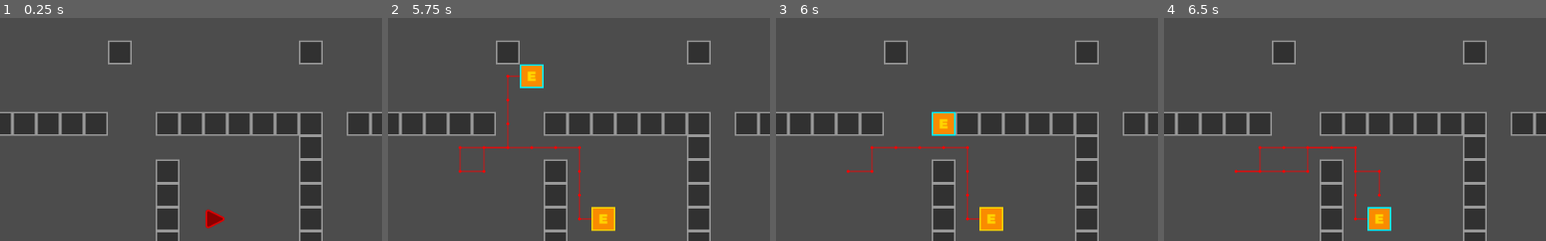
Above: before the commit, frames 1-4 (left to right).
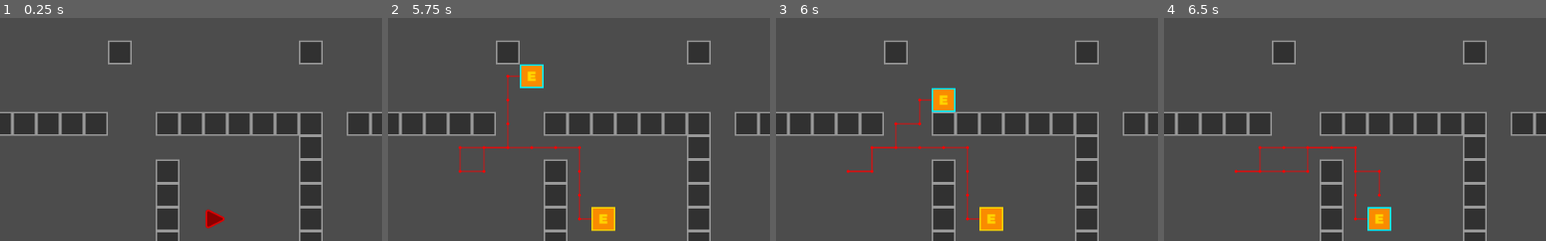
Above: after the commit, the same moments.

Repository: Matthew-Underwood/Jasper
Game: Godot game, scene res://scenes/main.tscn
The game is run twice, just before and just after one commit, with the same random seed, the same clock (stepped at 60 frames per second) and the same inputs.
Inputs (mouse positions are % of the whole screen's width and height, from its top left):
- Up to frame 1 (0.25 s): no input
- Up to frame 2 (5.75 s): tap Enter at 0.5 s; drag from (5, 8) to (5, 83) at 0.52 s; click (5, 83) at 1.25 s; drag from (5, 83) to (5, 8) at 1.27 s; click (5, 8) at 2 s; move the mouse to (64, 83) at 2.02 s; press the mouse at (64, 83) at 2.03 s; release the mouse at (64, 83) at 2.75 s; drag from (45, 70) to (5, 83) at 2.77 s; click (5, 83) at 3.5 s; drag from (5, 83) to (55, 50) at 3.52 s; click (55, 50) at 4.25 s; drag from (20, 35) to (64, 83) at 4.27 s; move the mouse to (55, 50) at 5.02 s; press the mouse at (55, 50) at 5.03 s
- Up to frame 3 (6 s): release the mouse at (55, 50) at 5.75 s; drag from (55, 51) to (64, 83) at 5.77 s
- Up to frame 4 (6.5 s): no input
The pictures show only the part of the screen within x 36-86%, y 38-88%; the shares and areas given below are measured in that part.

Frames 1-2 are identical in both runs. In frame 3, 1.6% of the frame differs, in the area x 19-47%, y 31-70%; in frame 4, nothing differs.

Commit message:
Fix waypoint drag
Fixed errors when waypoint dragged over obstacles. Checks if path is walkable and if so sets that path. Otherwise will use the old path that is walkable.

Diff:
--- a/classes/pathing.gd
+++ b/classes/pathing.gd
@@ -80,6 +80,8 @@
 func getPath(path_start_position : Vector2, path_end_position : Vector2):
 	var start_point_index = _calculatePointIndex(path_start_position)
 	var end_point_index = _calculatePointIndex(path_end_position)
+	if !_aStar.has_point(start_point_index) or !_aStar.has_point(end_point_index):
+		return null
 	return _aStar.get_point_path(start_point_index, end_point_index)
 
 func _calculatePointIndex(point):
--- a/node/character.gd
+++ b/node/character.gd
@@ -60,7 +60,7 @@
 		#TODO is this misleading? Its checking for waypoint exists not the path
 		if _tileMap.hasPath(_characterInfo, _target_position):
 			return
-		if !_tileMap.isWalkable(_characterInfo, _target_position):
+		if !_tileMap.isWalkable(_target_position):
 			return
 		_path = _tileMap.createPath(_characterInfo,_target_position)
 
--- a/node/tile_map.gd
+++ b/node/tile_map.gd
@@ -52,7 +52,6 @@
 	if !_waypoints.has(currentId, 0):
 		return
 	for waypoint in _waypoints.getAll(currentId):
-		print("add")
 		_addWayPointNode(waypoint["end"])
 
 
@@ -60,7 +59,7 @@
 	var worldPos = world_to_map(targetPoint)
 	return !_waypoints.hasPosition(characterInfo.getId(), worldPos).empty()
 
-func isWalkable(characterInfo : CharacterInfo, targetPoint : Vector2) -> bool:
+func isWalkable(targetPoint : Vector2) -> bool:
 	var worldPos = world_to_map(targetPoint)
 	return _pathing.isWalkable(worldPos)
 
@@ -100,12 +99,15 @@
 	if !_waypoints.has(id, 0):
 		return
 
-	_pointPaths[id] = []
+	var pointPaths = []
 
 	for waypoint in _waypoints.getAll(id):
 		var points = _pathing.getPath(waypoint["start"], waypoint["end"])
+		if points == null:
+			return
 		for point in points:
-			_pointPaths[id].append(point)
+			pointPaths.append(point)
+	_pointPaths[id] = pointPaths
 	update()
 
 func _clearPreviousPathDrawing(id : int):
--- a/node/waypoint.gd
+++ b/node/waypoint.gd
@@ -16,6 +16,7 @@
 	get_tree().call_group_flags(2, "waypoints", "_deSelect")
 	_select()
 
+
 func setTileMap(tileMap : TileMap):
 	_tileMap = tileMap
 
@@ -30,13 +31,16 @@
 		_select()
 
 	if Input.is_action_pressed("confirm_click") && _drag:
-		var mapPos = _tileMap.world_to_map(get_viewport().get_mouse_position())
-		position = _tileMap._getTileMapCentrePoint(mapPos)
+		var pos = get_viewport().get_mouse_position()
+		if _tileMap.isWalkable(pos):
+			position = _tileMap._getTileMapCentrePoint(_tileMap.world_to_map(pos))
+
 
 func _select():
 	_selected = true
 	_selectedNode.visible = true
 	_plainNode.visible = false
+
 
 func _deSelect():
 	_selected = false
